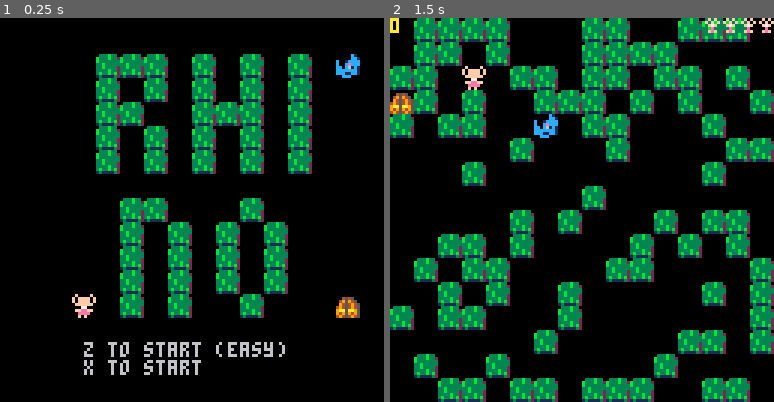
Above: before the commit, frames 1-2 (left to right).
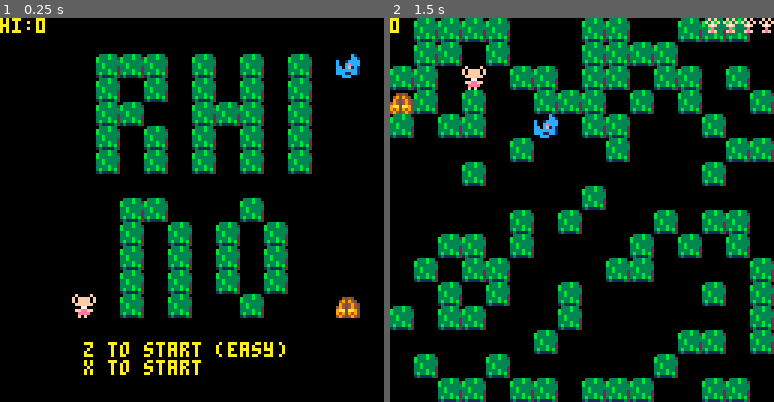
Above: after the commit, the same moments.

Repository: wstephenson/pico8-rhino
Game: PICO-8 cartridge rhino.p8
Same seed, same stepped clock (60 frames per second), same inputs: the game is played once before the commit and once after it.
Inputs:
- Up to frame 1 (0.25 s): no input
- Up to frame 2 (1.5 s): tap X (X key) at 0.33, 1.07 s; tap O (Z key) at 0.7 s

The runs differ from the first frame. In frame 1, 1.4% of the frame differs, in the area x 0-75%, y 0-93%; in frame 2, nothing differs.

Commit message:
Store and display high score

Diff:
--- a/rhino.p8
+++ b/rhino.p8
@@ -18,7 +18,7 @@
 r.chgvc=-1
 r.chgdz=2
 wins=0
-losses=0
+hi=0
 --sprites
 smpty=0
 swall=8
@@ -105,6 +105,7 @@
   p.lives=p.lives-1
   if (p.lives==0) then
     sfx(5)
+    if(wins > hi) hi=wins
     attract=true
   else
     sfx(7)
@@ -271,8 +272,9 @@
   cls()
   if(attract) then
     map(0,0,0,-12,16,16)
-    print("z to start (easy)",28,108)
-    print("x to start",28,114)
+    print("z to start (easy)",28,108,10)
+    print("x to start",28,114,10)
+    print("hi:"..hi,0,0,10)
   else
     map(mrx,mry,0,0,16,16)
     if(p.s) then p.spr=1 else p.spr=2 end
